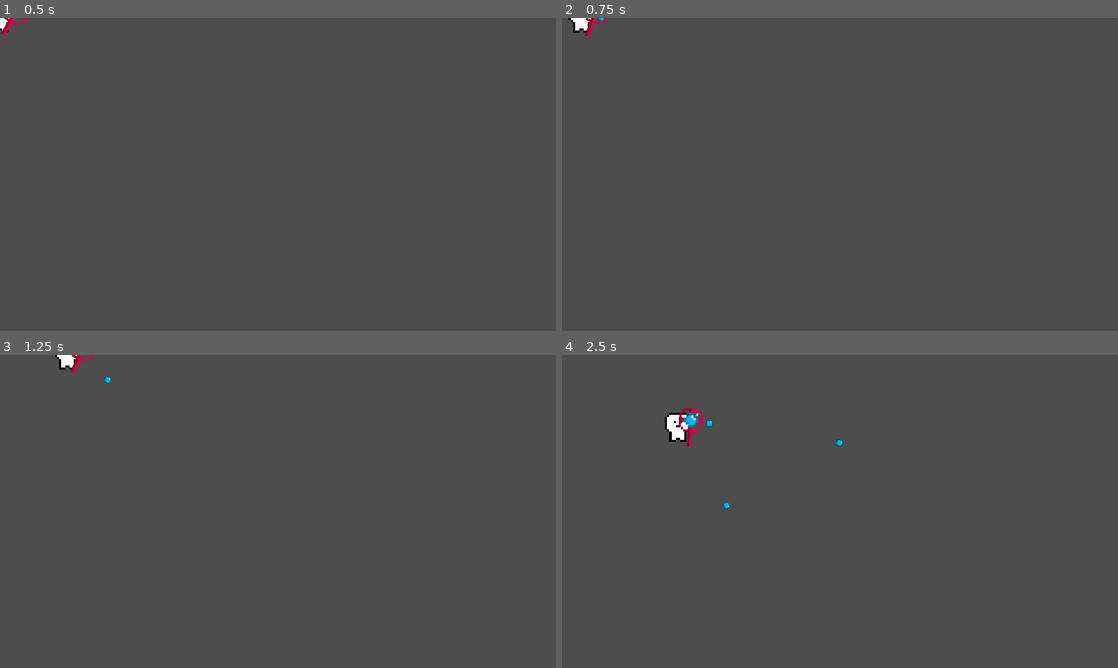
Above: before the commit, frames 1-4 (two rows, left to right).
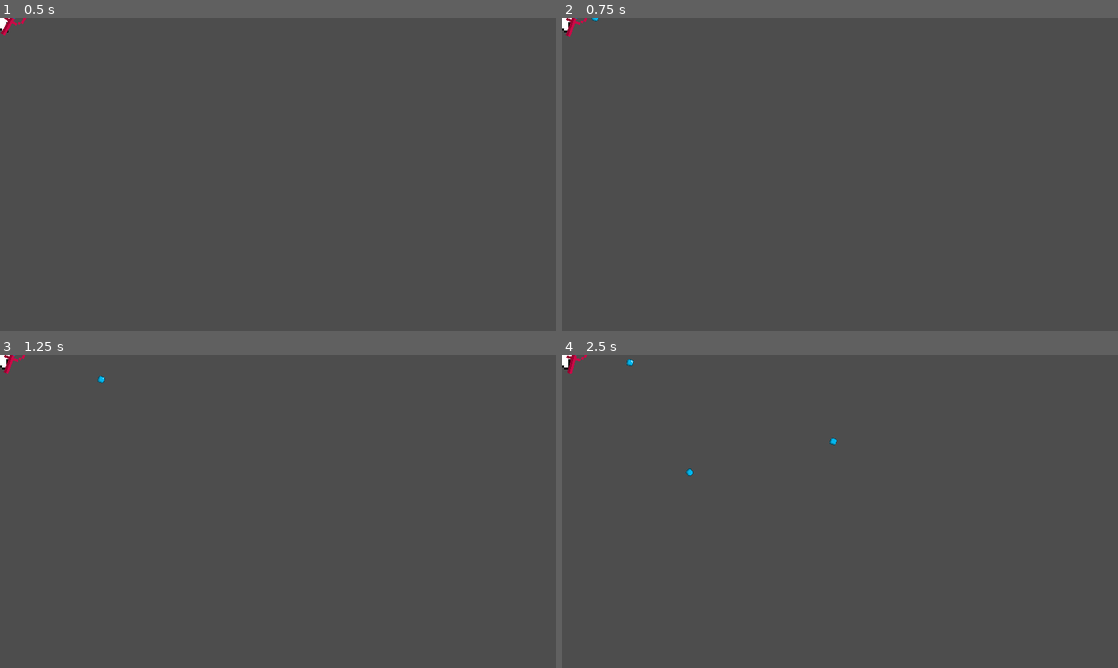
Above: after the commit, the same moments.

Repository: PlerbDraw/tony-nguyen-project
Game: Godot game, scene res://player_scenes/player_character.tscn
The game is run twice, just before and just after one commit, with the same random seed, the same clock (stepped at 60 frames per second) and the same inputs.
Inputs (mouse positions are in pixels of both pictures, inside the frame that each line leads up to):
- Up to frame 1 (0.5 s): no input
- Up to frame 2 (0.75 s): tap Enter at 0.5 s; move the mouse to (962, 158) at 0.52 s; hold Right (ui_right) from 0.53 s (still down); tap F (fire) at 0.6 s
- Up to frame 3 (1.25 s): keep holding Right (ui_right)
- Up to frame 4 (2.5 s): move the mouse to (728, 527) at 1.27 s; release Right (ui_right) at 1.28 s; hold Down (ui_down) 1.28-2.03 s; tap F (fire) at 1.35, 2.1 s; move the mouse to (895, 442) at 2.02 s; hold Right (ui_right) from 2.03 s (still down)

Frame 1 is identical in both runs. In frame 2, 0.3% of the frame differs, in the area x 0-8%, y 0-6%; in frame 3, 0.4%; in frame 4, 0.8%, in the area x 0-51%, y 0-50%.
Error after the commit: Parse Error: Could not find type "enemy" in the current scope. (res://scripts/player_character.gd:52)

Commit message:
more edits on enemies and players

Diff:
--- a/tony-nguyen-game-project-2-month/player_scenes/player_character.tscn
+++ b/tony-nguyen-game-project-2-month/player_scenes/player_character.tscn
@@ -6,6 +6,9 @@
 
 [sub_resource type="RectangleShape2D" id="RectangleShape2D_vswx4"]
 size = Vector2(47.9843, 62.8478)
+
+[sub_resource type="CircleShape2D" id="CircleShape2D_s3ecb"]
+radius = 40.1123
 
 [node name="MeleePlayer" type="CharacterBody2D"]
 collision_layer = 2
@@ -25,3 +28,12 @@
 
 [node name="staff" parent="." instance=ExtResource("2_oj2dx")]
 position = Vector2(26, 0)
+
+[node name="Area2D" type="Area2D" parent="."]
+position = Vector2(-3, 0)
+
+[node name="CollisionShape2D2" type="CollisionShape2D" parent="Area2D"]
+position = Vector2(3, 0)
+shape = SubResource("CircleShape2D_s3ecb")
+
+[connection signal="body_entered" from="Area2D" to="." method="_receive_damage"]
--- a/tony-nguyen-game-project-2-month/scripts/player_character.gd
+++ b/tony-nguyen-game-project-2-month/scripts/player_character.gd
@@ -1,9 +1,15 @@
 extends CharacterBody2D
 
 @export var projectile_scene: PackedScene
+const SPEED: float = 300.0
+@export var bullet_scene: PackedScene
+@export var bullet_spawn: Node
+@export var ui: Node
+@export var spark_scene: PackedScene
+@export var health_ui: Node # Replace with function body.
+var can_shoot: bool = true
+var health: int = 10
 
-const SPEED = 200.0
-var can_shoot: bool = true
 #The movement speed of the character, could be changed later.
 #const means that it won't change while the game is running.
 #it could be used liater for things like upgrades or speedbossts
@@ -30,4 +36,22 @@
 
 
 
+
+func _bullet_cooldown() -> void:
+	can_shoot = true
+
+
+
+
 	#makes the character look at mouse
+
+
+
+
+func _receive_damage(body: Node2D) -> void:
+	if body is enemy:
+		health -= 1
+		print(health)
+		health_ui.value = health
+		if health <= 0:
+			get_tree().reload_current_scene()
Not shown: 1 places in tony-nguyen-game-project-2-month/player_scenes/player_character.tscn that only renumber resources
